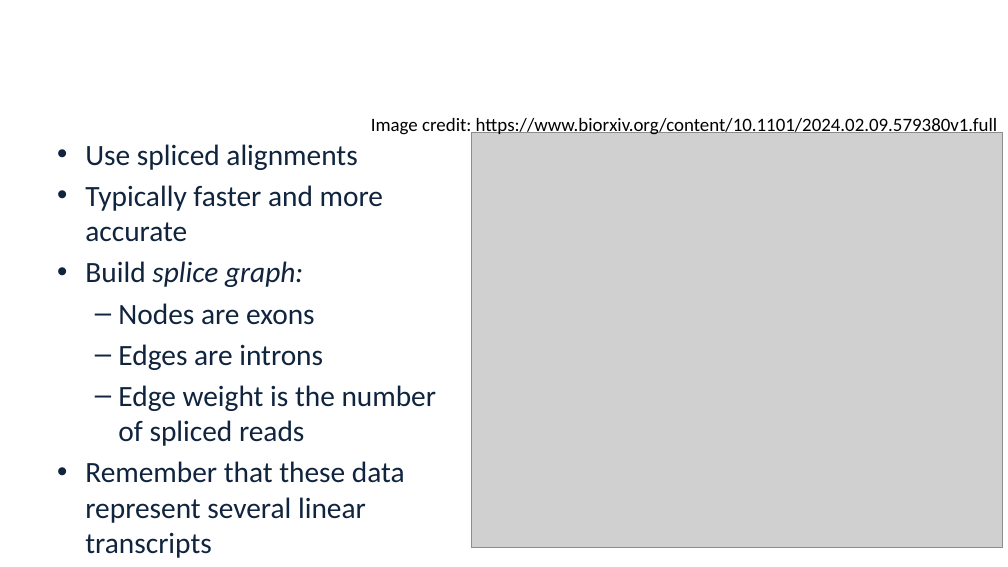
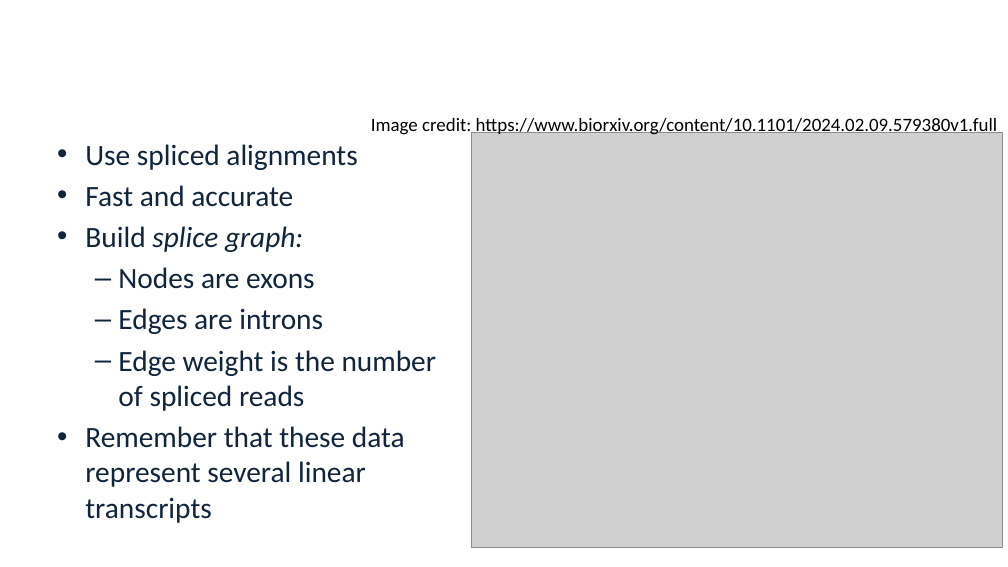
Before and after one commit to alekseyzimin/BME-Algorithms-for-Analysis-of-Genomic-Data, a slide deck: slide 26 of Lectures/Week 9 -- Transcript sequencing and Assembly.pptx (slide 28 before the commit). Drawn at 1008x567 pixels with LibreOffice and Linux fonts; fonts in the diff are those of the drawing; grey boxes stand for pictures; background and template pictures are left out. Boxes give left, top, right and bottom in pixels: in the first picture for what was removed or moved away, otherwise in the second. Text is boxed around its words. In the diff, an @@ line names an element or a change of style, - is before the commit and + after.

```diff
--- a/Lectures/Week 9 -- Transcript sequencing and Assembly.pptx
+++ b/Lectures/Week 9 -- Transcript sequencing and Assembly.pptx
@@ text at <box>85,185,293,207</box>: text changed @@
-• Typically faster and more accurate
+• Fast and accurate
```
Also in this commit, not shown: 5 other slides changed, 4 slides added, 3 slides removed, 1 other file.
